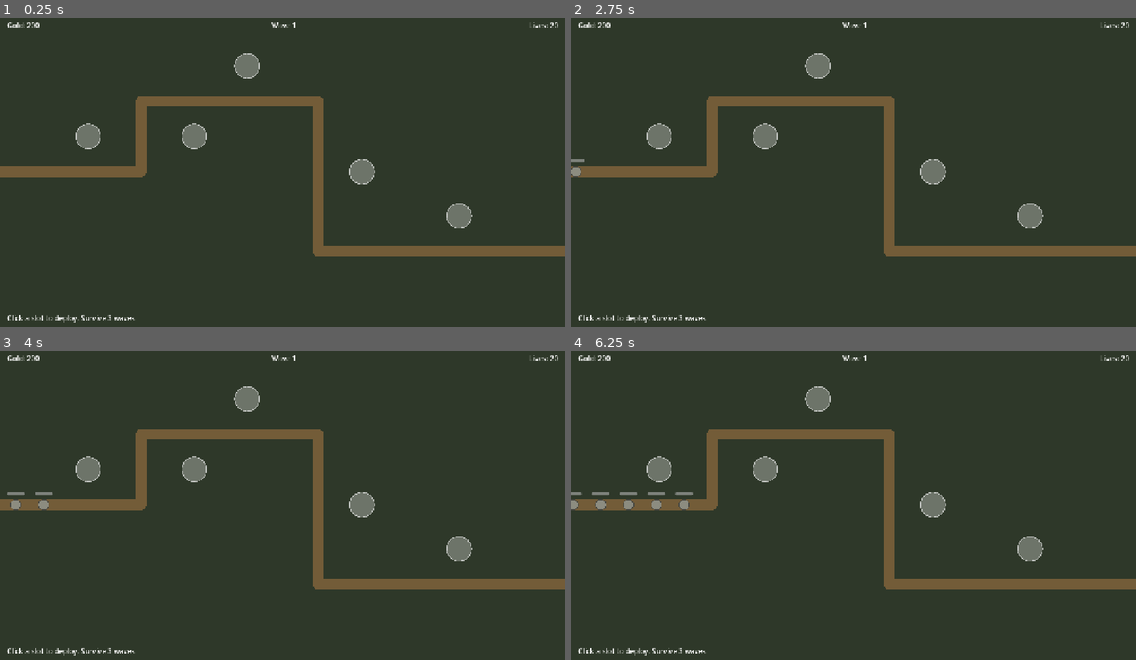
Above: before the commit, frames 1-4 (two rows, left to right).
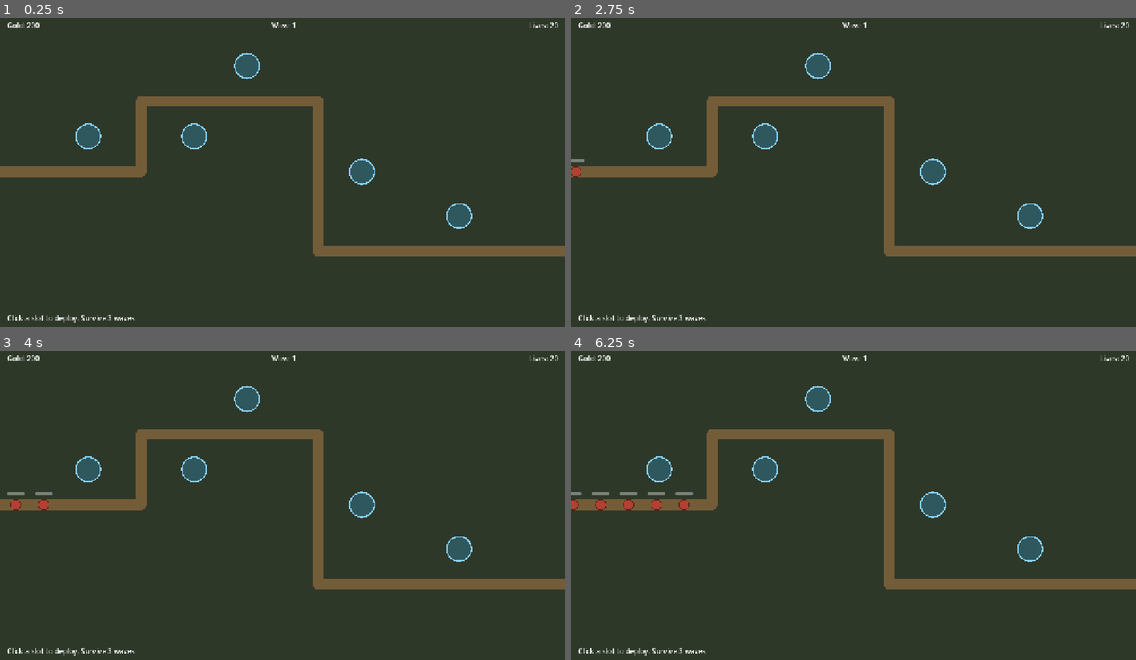
Above: after the commit, the same moments.

Repository: Josh-Buck/wwii-td
Game: Godot game, scene res://scenes/main/Main.tscn
Two runs of this game, one before a commit and one after it. Both use one fixed random seed, a clock stepped at 60 frames per second and the inputs below.
Inputs (mouse positions are in pixels of both pictures, inside the frame that each line leads up to):
- Up to frame 1 (0.25 s): no input
- Up to frame 2 (2.75 s): tap A at 0.5, 1.25, 2 s; move the mouse to (661, 135) at 0.52 s; click (661, 135) at 0.67 s; move the mouse to (763, 135) at 1.27 s; click (763, 135) at 1.42 s; move the mouse to (819, 67) at 2.02 s; click (819, 67) at 2.17 s
- Up to frame 3 (4 s): tap A at 2.75, 3.5 s; move the mouse to (361, 505) at 2.77 s; click (361, 505) at 2.92 s; move the mouse to (457, 548) at 3.52 s; click (457, 548) at 3.67 s
- Up to frame 4 (6.25 s): tap A at 4.25 s; move the mouse to (684, 456) at 4.27 s; click (684, 456) at 4.42 s; move the mouse to (881, 505) at 5.02 s; click (881, 505) at 5.17 s; move the mouse to (768, 425) at 5.77 s; click (768, 425) at 5.92 s

The runs differ from the first frame. In frame 1, 1.5% of the frame differs, in the area x 13-84%, y 11-69%; in frame 2, 1.6%; in frame 3, 1.6%; in frame 4, 1.8%, in the area x 0-84%, y 11-69%.

Commit message:
fix tower placement and contrast

Diff:
--- a/data/enemies/wehrmacht_infantry.tres
+++ b/data/enemies/wehrmacht_infantry.tres
@@ -6,7 +6,7 @@
 script = ExtResource("1")
 id = &"wehrmacht_infantry"
 display_name = "Wehrmacht Infantry"
-color = Color(0.55, 0.55, 0.5, 1)
+color = Color(0.7, 0.25, 0.2, 1)
 radius = 12.0
 max_hp = 30.0
 speed = 70.0
--- a/scenes/map/Map.gd
+++ b/scenes/map/Map.gd
@@ -3,7 +3,7 @@
 ## Base class for all map scenes. Subclassed maps (m0_field, ardennes, etc.)
 ## set their own path curve, slot positions, and enemy/tower registries.
 
-@export var available_towers: Array[Resource] = []  ## TowerStats list
+@export var available_towers: Array = []  ## TowerStats list (untyped to avoid scene-export quirks)
 @export var enemy_set: Dictionary = {}  ## StringName -> EnemyStats
 @export var tower_scene: PackedScene
 @export var enemy_scene: PackedScene
@@ -19,6 +19,18 @@
 var selected_tower_stats: TowerStats = null
 
 func _ready() -> void:
+	# Fallback bindings: if scene-level exports didn't populate (typed
+	# array quirks, version differences, etc.), load sensible defaults
+	# so M0 is playable out of the box.
+	if tower_scene == null:
+		tower_scene = preload("res://scenes/towers/Tower.tscn")
+	if enemy_scene == null:
+		enemy_scene = preload("res://scenes/enemies/Enemy.tscn")
+	if available_towers.is_empty():
+		available_towers = [load("res://data/towers/patton.tres")]
+	if enemy_set.is_empty():
+		enemy_set = {&"wehrmacht_infantry": load("res://data/enemies/wehrmacht_infantry.tres")}
+
 	# Wire WaveDirector to our enemy registry & path.
 	wave_director.enemy_scene = enemy_scene
 	wave_director.enemy_registry = enemy_set
@@ -30,9 +42,10 @@
 	if available_towers.size() > 0:
 		selected_tower_stats = available_towers[0]
 
-	# Hook up slots.
+	# Hook up slots. Use signal-based detection so robustness doesn't
+	# depend on the class_name resolving correctly.
 	for slot in slots_container.get_children():
-		if slot is PlacementSlot:
+		if slot is Area2D and slot.has_signal("slot_clicked"):
 			slots.append(slot)
 			slot.slot_clicked.connect(_on_slot_clicked)
 
--- a/scenes/map/PlacementSlot.gd
+++ b/scenes/map/PlacementSlot.gd
@@ -28,6 +28,9 @@
 		slot_clicked.emit(self)
 
 func _draw() -> void:
-	var alpha := 0.15 if occupied() else 0.30
-	draw_circle(Vector2.ZERO, radius, Color(1, 1, 1, alpha))
-	draw_arc(Vector2.ZERO, radius, 0, TAU, 32, Color(1, 1, 1, 0.6), 2.0)
+	# Empty slots: bright cyan ring on faint cyan fill so they stand out
+	# from the dirt path and the red enemies. Occupied slots fade.
+	var fill_alpha := 0.08 if occupied() else 0.25
+	draw_circle(Vector2.ZERO, radius, Color(0.2, 0.7, 1.0, fill_alpha))
+	var rim_alpha := 0.4 if occupied() else 0.95
+	draw_arc(Vector2.ZERO, radius, 0, TAU, 32, Color(0.55, 0.85, 1.0, rim_alpha), 3.0)
--- a/scenes/map/maps/m0_field.tscn
+++ b/scenes/map/maps/m0_field.tscn
@@ -20,7 +20,7 @@
 
 [node name="M0Field" type="Node2D"]
 script = ExtResource("1_map")
-available_towers = Array[Resource]([ExtResource("7_patton")])
+available_towers = [ExtResource("7_patton")]
 enemy_set = {
 &"wehrmacht_infantry": ExtResource("8_wm")
 }
